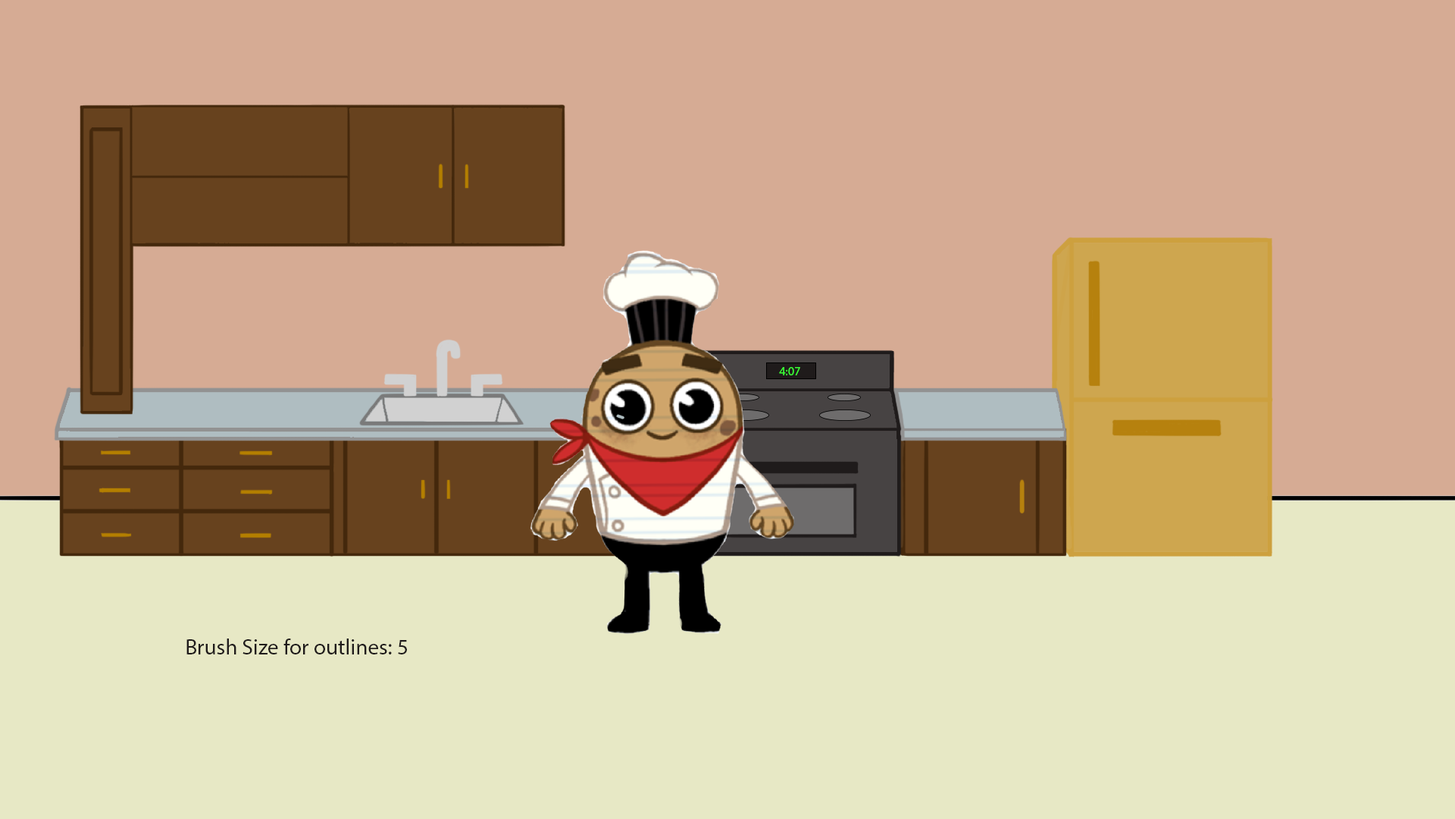
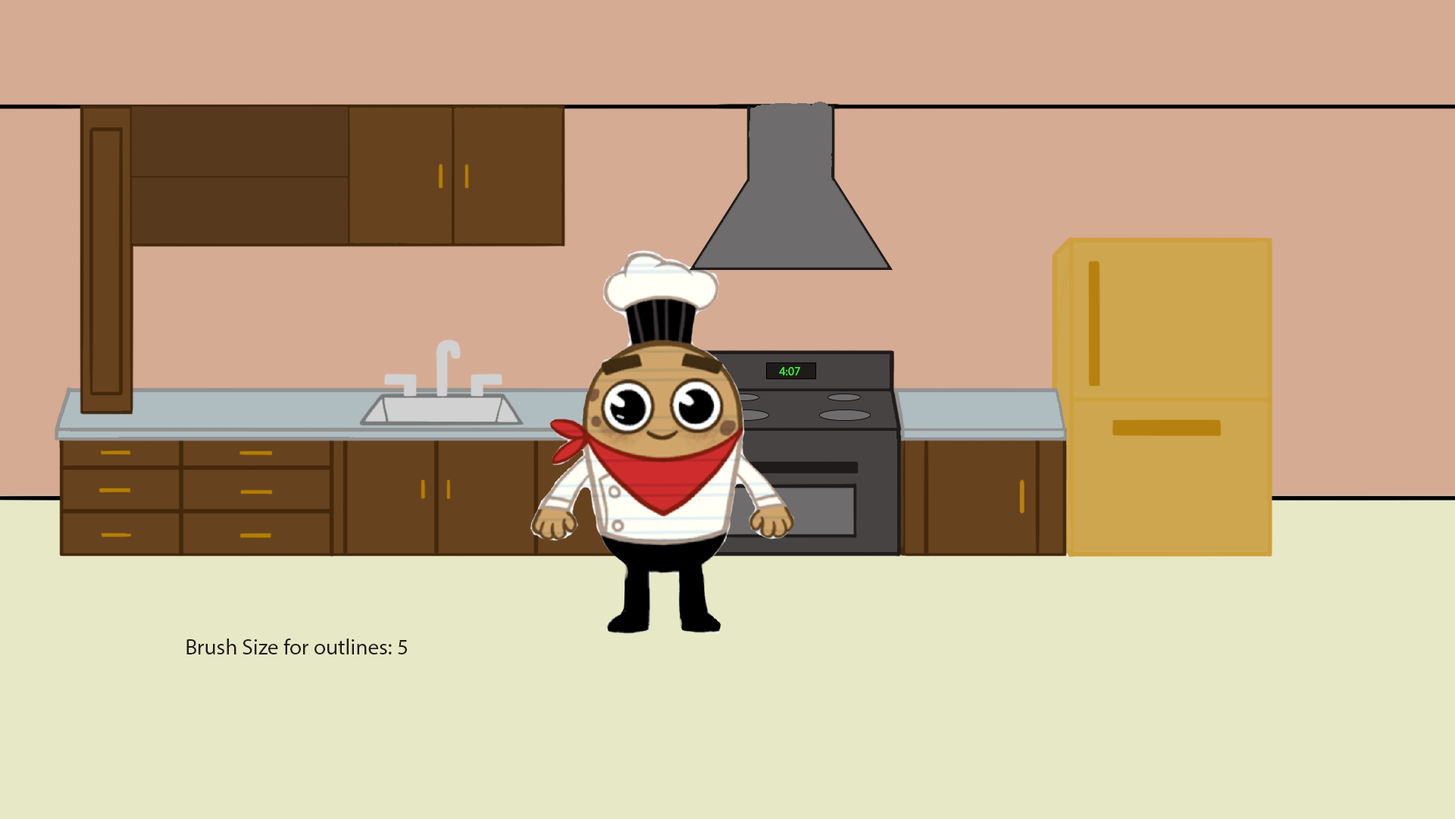
The second (1455, 819) image is a revision of the first. Changes to its layers:
added layer "OvenVent" above "Layer 2" over 689, 101, 893, 270
painted on "Upper Cabinet" over 131, 106, 349, 244
painted on "Wsll" over 0, 103, 1455, 110
